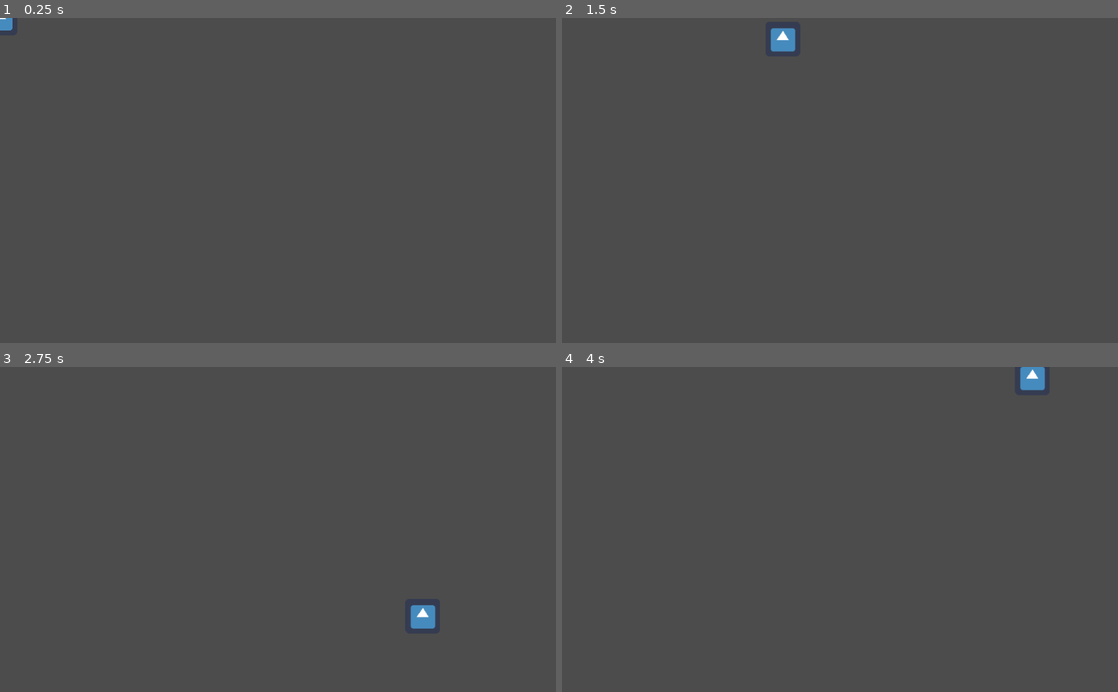
Above: before the commit, frames 1-4 (two rows, left to right).
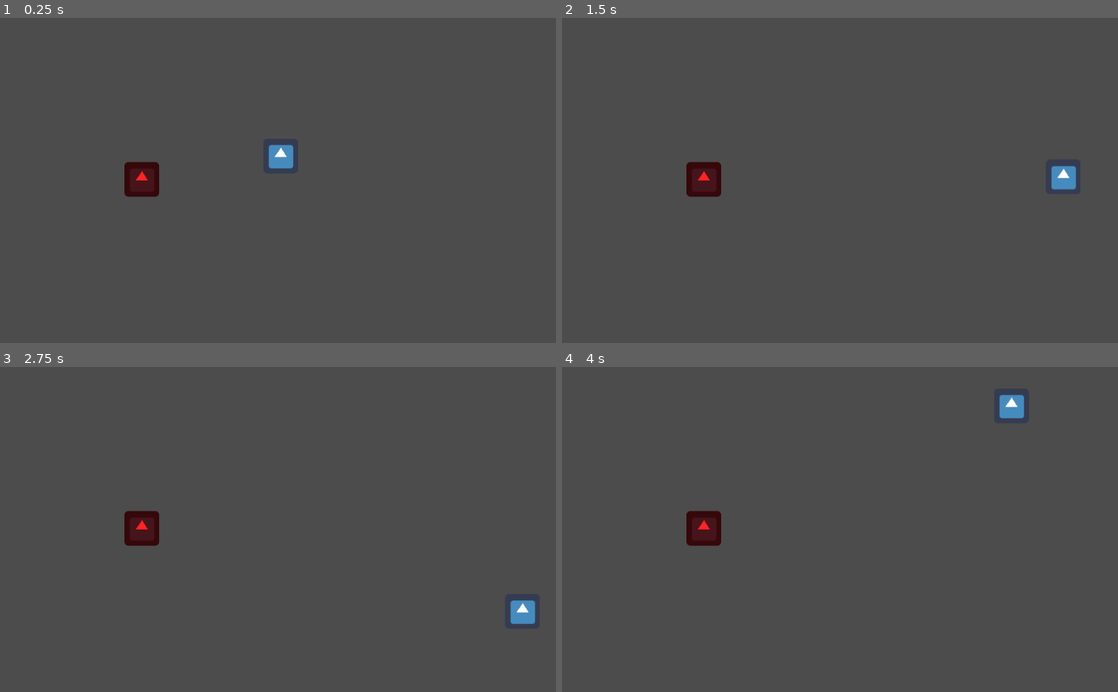
Above: after the commit, the same moments.

Repository: ElkkuTheBaws/ldjam46
Game: Godot game, scene res://TestMap.tscn
Two runs of this game, one before a commit and one after it. Both use one fixed random seed, a clock stepped at 60 frames per second and the inputs below. The project has no main scene, so this scene is started directly. The engine's default icon, where the game draws it, is replaced by a stand-in: a white triangle on a blue panel in a dark square.
Inputs:
- Up to frame 1 (0.25 s): no input
- Up to frame 2 (1.5 s): tap Enter at 0.5 s; hold Right (ui_right) 0.53-1.28 s; hold Down (ui_down) from 1.28 s (still down)
- Up to frame 3 (2.75 s): release Down (ui_down) at 2.03 s; hold Right (ui_right) from 2.03 s (still down)
- Up to frame 4 (4 s): release Right (ui_right) at 2.78 s; hold Up (ui_up) 2.78-3.53 s; hold Left (ui_left) from 3.53 s (still down)

The runs differ from the first frame. In frame 1, 1.1% of the frame differs, in the area x 0-53%, y 0-56%; in frame 2, 1.3%, in the area x 22-93%, y 2-56%; in frame 3, 1.3%; in frame 4, 1.3%.

Commit message:
Player stuff

Diff:
--- /dev/null
+++ b/Barrel.tscn
@@ -0,0 +1,16 @@
+[gd_scene load_steps=3 format=2]
+
+[ext_resource path="res://icon.png" type="Texture" id=1]
+
+[sub_resource type="RectangleShape2D" id=1]
+extents = Vector2( 32.6001, 33.1304 )
+
+[node name="Barrel" type="RigidBody2D"]
+gravity_scale = 0.0
+
+[node name="Sprite" type="Sprite" parent="."]
+modulate = Color( 1, 0.145098, 0.145098, 1 )
+texture = ExtResource( 1 )
+
+[node name="CollisionShape2D" type="CollisionShape2D" parent="."]
+shape = SubResource( 1 )
--- a/Player.gd
+++ b/Player.gd
@@ -1,7 +1,9 @@
 extends KinematicBody2D
+class_name player
 
-var MAX_SPEED = 500
-var ACCELERATION = 2000
+export (int, 0 , 1000) var	 MAX_SPEED = 500
+export (int, 0 , 5000) var ACCELERATION = 2000
+export (int, 0 , 200) var inertia = 50;
 var motion = Vector2.ZERO
 
 func _physics_process(delta):
@@ -11,7 +13,11 @@
 		apply_friction(ACCELERATION * delta)
 	else:
 		apply_movement(axis * delta * ACCELERATION)
-	motion = move_and_slide(motion)
+	motion = move_and_slide(motion, Vector2( 0, 0 ),false, 4, 0.785398,false)
+	for index in get_slide_count():
+		var collision = get_slide_collision(index)
+		if collision.collider.is_in_group("bodies"):
+			collision.collider.apply_central_impulse(-collision.normal * inertia)
 
 func get_input_axis():
 	var axis = Vector2.ZERO
--- a/TestMap.tscn
+++ b/TestMap.tscn
@@ -1,7 +1,17 @@
-[gd_scene load_steps=2 format=2]
+[gd_scene load_steps=3 format=2]
 
 [ext_resource path="res://Player.tscn" type="PackedScene" id=1]
+[ext_resource path="res://Barrel.tscn" type="PackedScene" id=2]
 
 [node name="TestMap" type="Node2D"]
 
 [node name="Player" parent="." instance=ExtResource( 1 )]
+position = Vector2( 516.942, 254.594 )
+
+[node name="StaticBody2D" type="StaticBody2D" parent="."]
+
+[node name="CollisionPolygon2D" type="CollisionPolygon2D" parent="StaticBody2D"]
+polygon = PoolVector2Array( -1.95566, -0.764542, 163.141, 29.1524, 539.873, 8.09973, 711.618, 61.2853, 918.82, 18.072, 1008.57, 1.45152, 1024.08, 220.842, 1015.22, 395.911, 963.694, 560.676, 939.14, 594.277, 857.721, 603.323, 772.426, 462.457, 670.33, 511.566, 623.805, 586.523, 521.709, 585.23, 445.46, 466.334, 360.164, 493.473, 292.962, 556.799, 198.62, 604.616, 122.371, 609.785, 24.1519, 539.998, 17.6902, 403.008, 43.5373, 232.417, 12.5207, 153.584, -62.4359, 24.3481, 0.889526, 33.3946, -103.791, -10.5455, -6.86459, 621.416, 1109.73, 621.416, 1069.67, -53.1932, -36.5888, -58.3627 )
+
+[node name="Barrel" parent="." instance=ExtResource( 2 )]
+position = Vector2( 261.192, 297.922 )
--- /dev/null
+++ b/pickable.gd
@@ -0,0 +1,4 @@
+extends RigidBody2D
+
+
+var MASS = 500
--- a/project.godot
+++ b/project.godot
@@ -8,9 +8,14 @@
 
 config_version=4
 
-_global_script_classes=[  ]
+_global_script_classes=[ {
+"base": "KinematicBody2D",
+"class": "player",
+"language": "GDScript",
+"path": "res://Player.gd"
+} ]
 _global_script_class_icons={
-
+"player": ""
 }
 
 [application]
